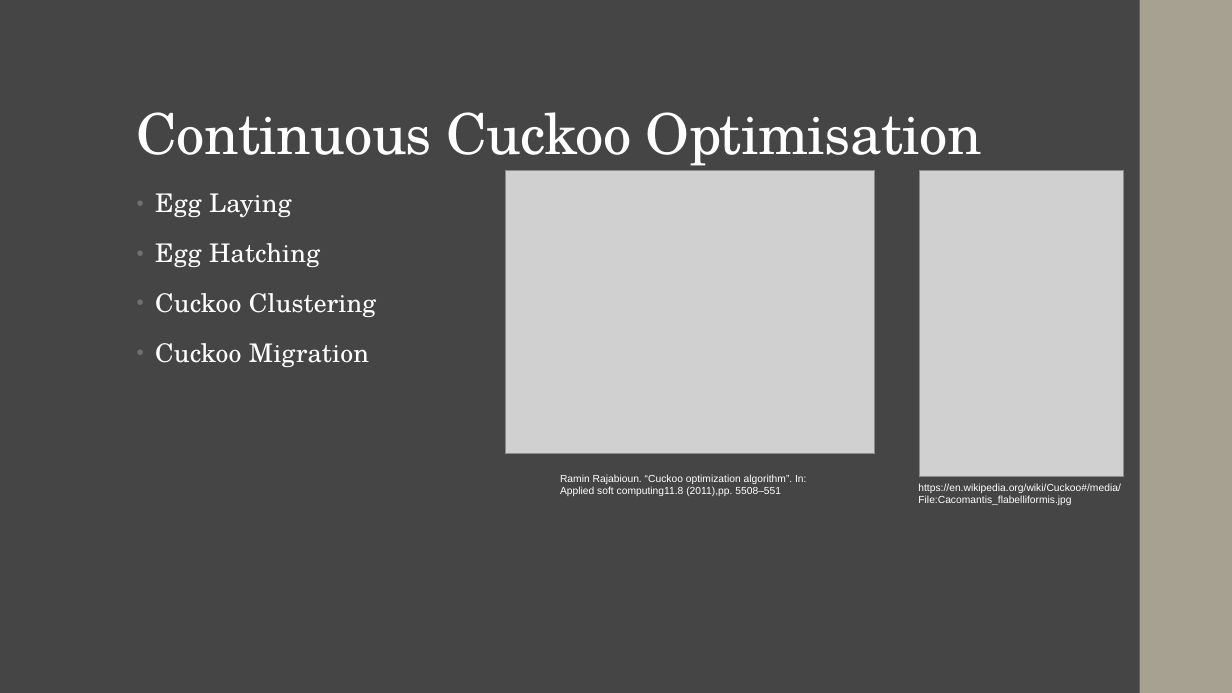
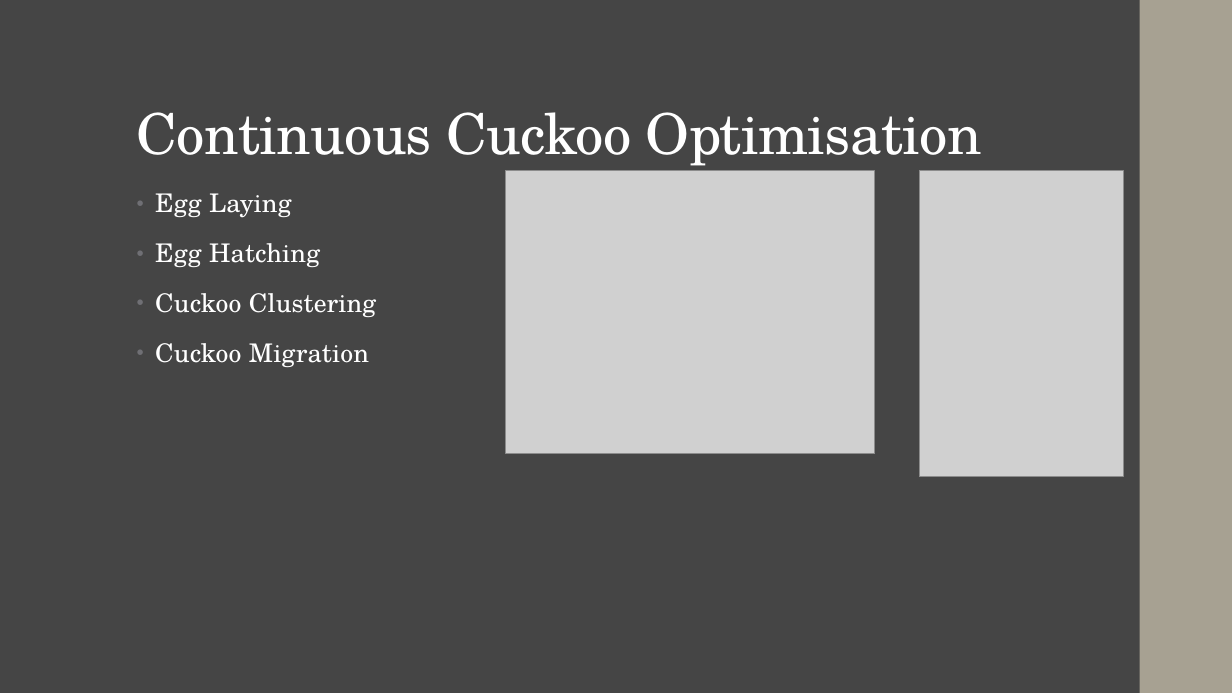
Before and after one commit to jwhowes/project, a slide deck: slide 5 of presentation_1_shorter.pptx. Drawn at 1232x693 pixels with LibreOffice and Linux fonts; fonts in the diff are those of the drawing; grey boxes stand for pictures. Boxes give left, top, right and bottom in pixels: in the first picture for what was removed or moved away, otherwise in the second. Text is boxed around its words. In the diff, an @@ line names an element or a change of style, - is before the commit and + after.

```diff
--- a/presentation_1_shorter.pptx
+++ b/presentation_1_shorter.pptx
@@ text removed at (560, 474, 806, 496) @@
-Ramin Rajabioun. “Cuckoo optimization algorithm”. In: Applied soft computing11.8 (2011),pp. 5508–551
@@ text removed at (918, 483, 1120, 505) @@
-https://en.wikipedia.org/wiki/Cuckoo#/media/File:Cacomantis_flabelliformis.jpg
```
Also in this commit, not shown: 5 other slides changed.
